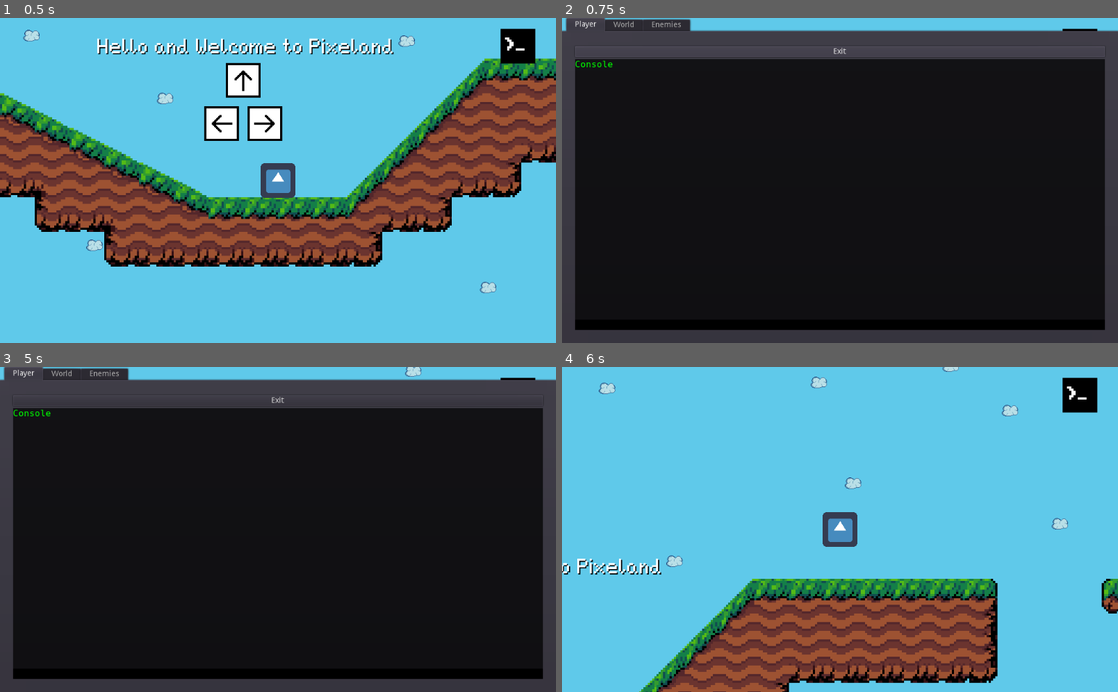
Above: before the commit, frames 1-4 (two rows, left to right).
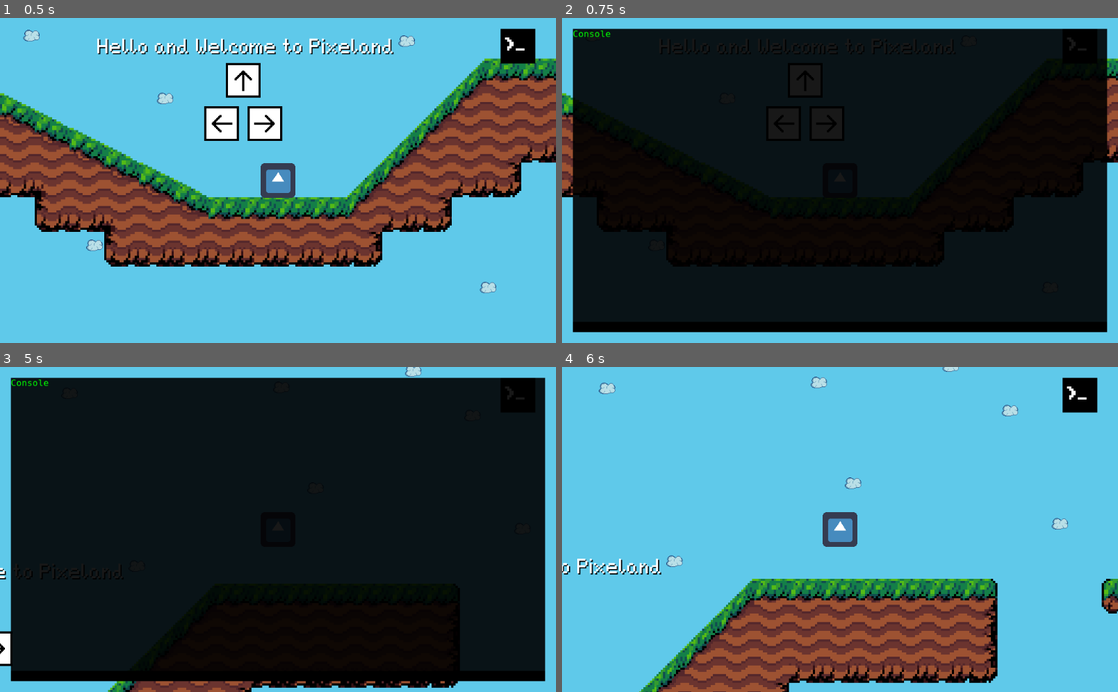
Above: after the commit, the same moments.

Repository: Tri-C-Games/CCC-Jam
Game: Godot game, scene res://World/Tutorial/Tutorial.tscn
Two runs of this game, one before a commit and one after it. Both use one fixed random seed, a clock stepped at 60 frames per second and the inputs below. The engine's default icon, where the game draws it, is replaced by a stand-in: a white triangle on a blue panel in a dark square.
Inputs (mouse positions are in pixels of both pictures, inside the frame that each line leads up to):
- Up to frame 1 (0.5 s): no input
- Up to frame 2 (0.75 s): click (1079, 47) at 0.5 s
- Up to frame 3 (5 s): tap Enter at 1.25 s; hold D (move_right) 1.28-2.78 s; tap W (jump) at 1.52, 2.27, 3.77, 4.52 s; hold A (move_left) 2.78-3.53 s; hold D (move_right) from 3.53 s (still down); tap ' (open_console) at 4.9 s
- Up to frame 4 (6 s): release D (move_right) at 5.03 s; hold A (move_left) 5.03-5.78 s; tap W (jump) at 5.27 s; tap Space at 5.75 s; hold D (move_right) from 5.78 s (still down)

Frame 1 is identical in both runs. In frame 2, 18% of the frame differs, in the area x 0-100%, y 0-100%; in frame 3, 18%; in frame 4, nothing differs.

Commit message:
Removed unneccessary parts of the hacking interface.

Diff:
--- a/UI/Hacking/Console.tscn
+++ b/UI/Hacking/Console.tscn
@@ -23,7 +23,7 @@
 [node name="ColorRect" type="ColorRect" parent="."]
 anchor_right = 1.0
 anchor_bottom = 1.0
-color = Color( 0, 0, 0, 0.705882 )
+color = Color( 0, 0, 0, 0.901961 )
 __meta__ = {
 "_edit_use_anchors_": false
 }
--- a/UI/Hacking/Hacking GUI.gd
+++ b/UI/Hacking/Hacking GUI.gd
@@ -2,7 +2,7 @@
 
 signal exit_pressed
 
-onready var console = get_node("TabContainer/Player/MarginContainer/VBoxContainer/Console")
+onready var console = get_node("MarginContainer/Console")
 var success_text = "The \"%s\" command has been used successfully."
 var invalid_syntax_text = "Please use the correct syntax."
 var not_recognised_text = "\'%s\' is not recognised as an internal or external command,\noperable program or batch file."
--- a/UI/Hacking/Hacking GUI.tscn
+++ b/UI/Hacking/Hacking GUI.tscn
@@ -11,32 +11,7 @@
 "_edit_use_anchors_": false
 }
 
-[node name="ColorRect" type="ColorRect" parent="."]
-visible = false
-anchor_right = 1.0
-anchor_bottom = 1.0
-color = Color( 0.188235, 0.643137, 0.0941176, 1 )
-__meta__ = {
-"_edit_use_anchors_": false
-}
-
-[node name="TabContainer" type="TabContainer" parent="."]
-anchor_right = 1.0
-anchor_bottom = 1.0
-tab_align = 0
-__meta__ = {
-"_edit_use_anchors_": false
-}
-
-[node name="Player" type="Tabs" parent="TabContainer"]
-anchor_right = 1.0
-anchor_bottom = 1.0
-margin_left = 4.0
-margin_top = 32.0
-margin_right = -4.0
-margin_bottom = -4.0
-
-[node name="MarginContainer" type="MarginContainer" parent="TabContainer/Player"]
+[node name="MarginContainer" type="MarginContainer" parent="."]
 anchor_right = 1.0
 anchor_bottom = 1.0
 custom_constants/margin_right = 20
@@ -47,40 +22,11 @@
 "_edit_use_anchors_": false
 }
 
-[node name="VBoxContainer" type="VBoxContainer" parent="TabContainer/Player/MarginContainer"]
+[node name="Console" parent="MarginContainer" instance=ExtResource( 3 )]
+anchor_right = 0.0
+anchor_bottom = 0.0
 margin_left = 20.0
 margin_top = 20.0
-margin_right = 996.0
-margin_bottom = 544.0
-
-[node name="Exit" type="Button" parent="TabContainer/Player/MarginContainer/VBoxContainer"]
-margin_right = 976.0
-margin_bottom = 20.0
-text = "Exit"
-
-[node name="Console" parent="TabContainer/Player/MarginContainer/VBoxContainer" instance=ExtResource( 3 )]
-anchor_right = 0.0
-anchor_bottom = 0.0
-margin_top = 24.0
-margin_right = 976.0
-margin_bottom = 524.0
-
-[node name="World" type="Tabs" parent="TabContainer"]
-visible = false
-anchor_right = 1.0
-anchor_bottom = 1.0
-margin_left = 4.0
-margin_top = 32.0
-margin_right = -4.0
-margin_bottom = -4.0
-
-[node name="Enemies" type="Tabs" parent="TabContainer"]
-visible = false
-anchor_right = 1.0
-anchor_bottom = 1.0
-margin_left = 4.0
-margin_top = 32.0
-margin_right = -4.0
-margin_bottom = -4.0
-[connection signal="pressed" from="TabContainer/Player/MarginContainer/VBoxContainer/Exit" to="." method="_on_Exit_pressed"]
-[connection signal="command_entered" from="TabContainer/Player/MarginContainer/VBoxContainer/Console" to="." method="_on_Console_command_entered"]
+margin_right = 1004.0
+margin_bottom = 580.0
+[connection signal="command_entered" from="MarginContainer/Console" to="." method="_on_Console_command_entered"]
